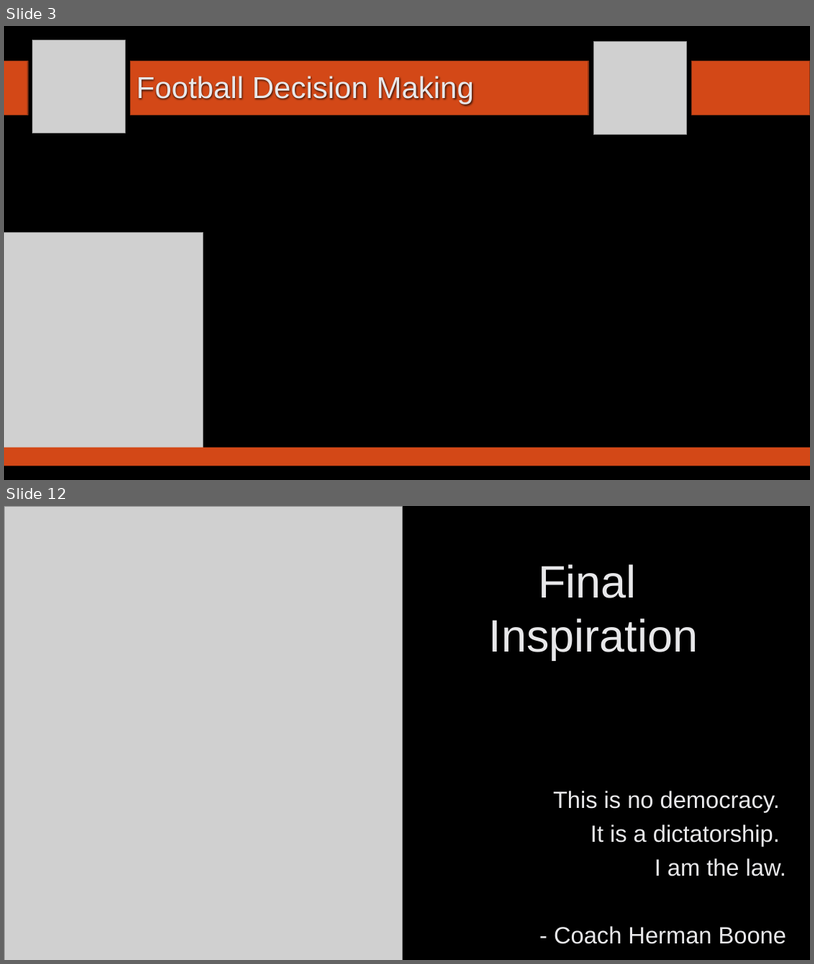
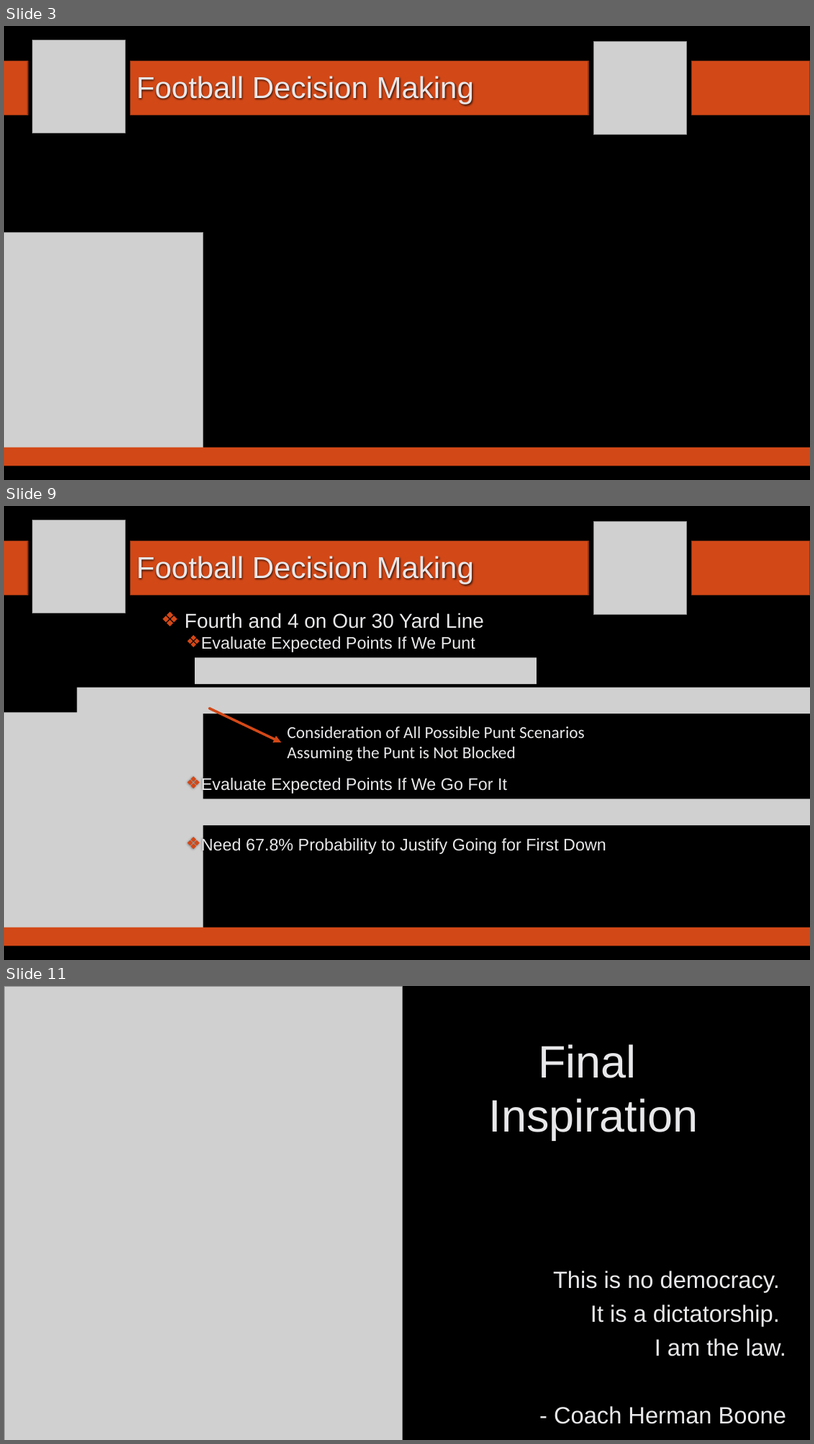
Before and after one commit to SuperMarioGiacomazzo/STOR390_WEBSITE, a slide deck: Slides/Football 4/Footballl_4_Lecture.pptx. Shown one above the other, each under a label of ours: slides 3 and 12 before the commit, slides 3, 9 and 11 after it; the slides between them are not shown. The pictures are 814x964 and 814x1444 pixels, drawn with LibreOffice and Linux fonts; fonts in the diff are those of the drawing; grey boxes stand for pictures; background and template pictures are left out. Boxes give left, top, right and bottom in pixels: in the first picture for what was removed or moved away, otherwise in the second. Text is boxed around its words. In the diff, an @@ line names an element or a change of style, - is before the commit and + after.

```diff
--- a/Slides/Football 4/Footballl_4_Lecture.pptx
+++ b/Slides/Football 4/Footballl_4_Lecture.pptx
@@ slide 9 added at [4,506,810,960], background picture (left out) @@
@@ picture added at [32,520,126,613] @@
@@ picture added at [594,521,687,614] @@
@@ rectangle added at [4,541,28,595], fill #D34817, outline #8B3314 1.25 pt @@
@@ rectangle added at [131,541,589,595], fill #D34817, outline #8B3314 1.25 pt @@
@@ rectangle added at [692,541,810,595], fill #D34817, outline #8B3314 1.25 pt @@
@@ title added at [136,556,474,584], 36 pt, text #E8E8EA @@
+Football Decision Making
@@ text added at [185,613,607,854], 20 pt, text #E8E8EA @@
+❖ Fourth and 4 on Our 30 Yard Line
+  ❖ Evaluate Expected Points If We Punt
+  ❖ Evaluate Expected Points If We Go For It
+  ❖ Need 67.8% Probability to Justify Going for First Down
@@ picture added at [196,657,537,684] @@
@@ picture added at [77,687,810,713] @@
@@ picture added at [4,713,203,928] @@
@@ arrow added from (210, 708) to (282, 743), #D34817 3 pt @@
@@ text added at [287,726,585,761], 20 pt, text #E8E8EA @@
+Consideration of All Possible Punt Scenarios
+Assuming the Punt is Not Blocked
@@ picture added at [196,799,810,826] @@
@@ rectangle added at [4,927,810,946], fill #D34817 @@
@@ what was slide 12 is now slide 11 @@
```
Also in this commit, not shown: 1 slide changed, 6 other slides added, 8 slides removed, 6 other files.
